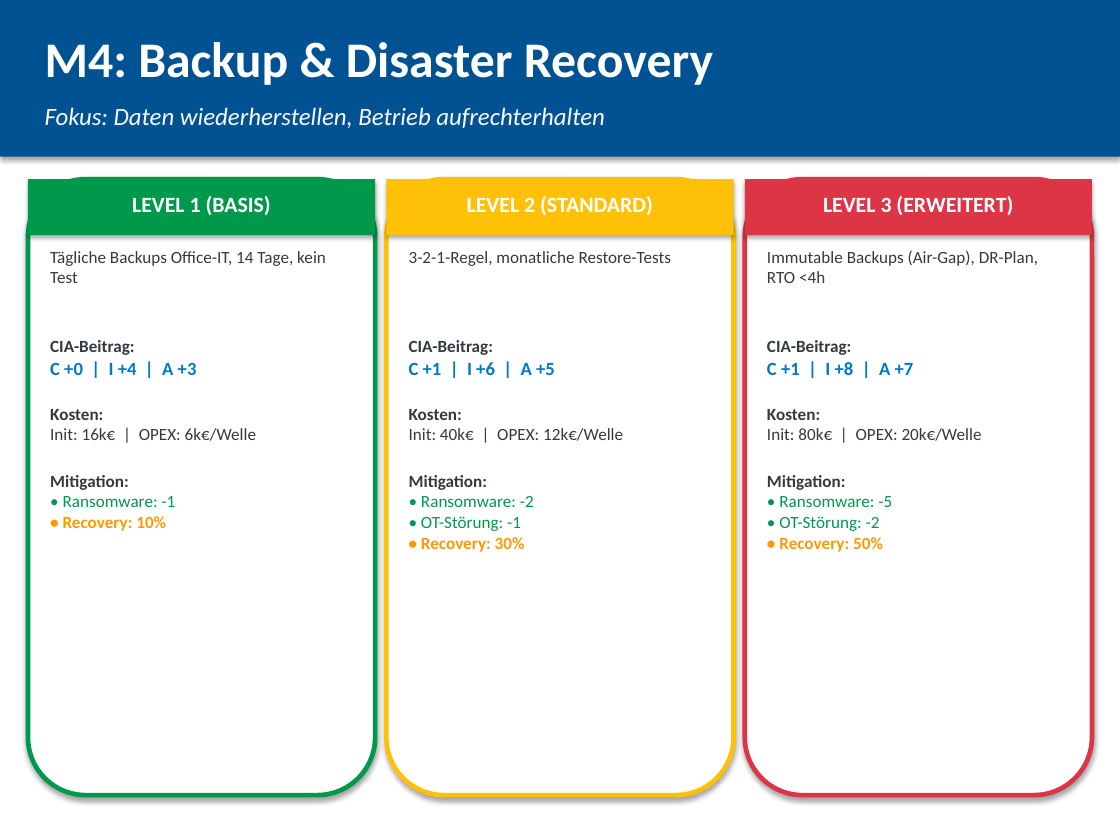
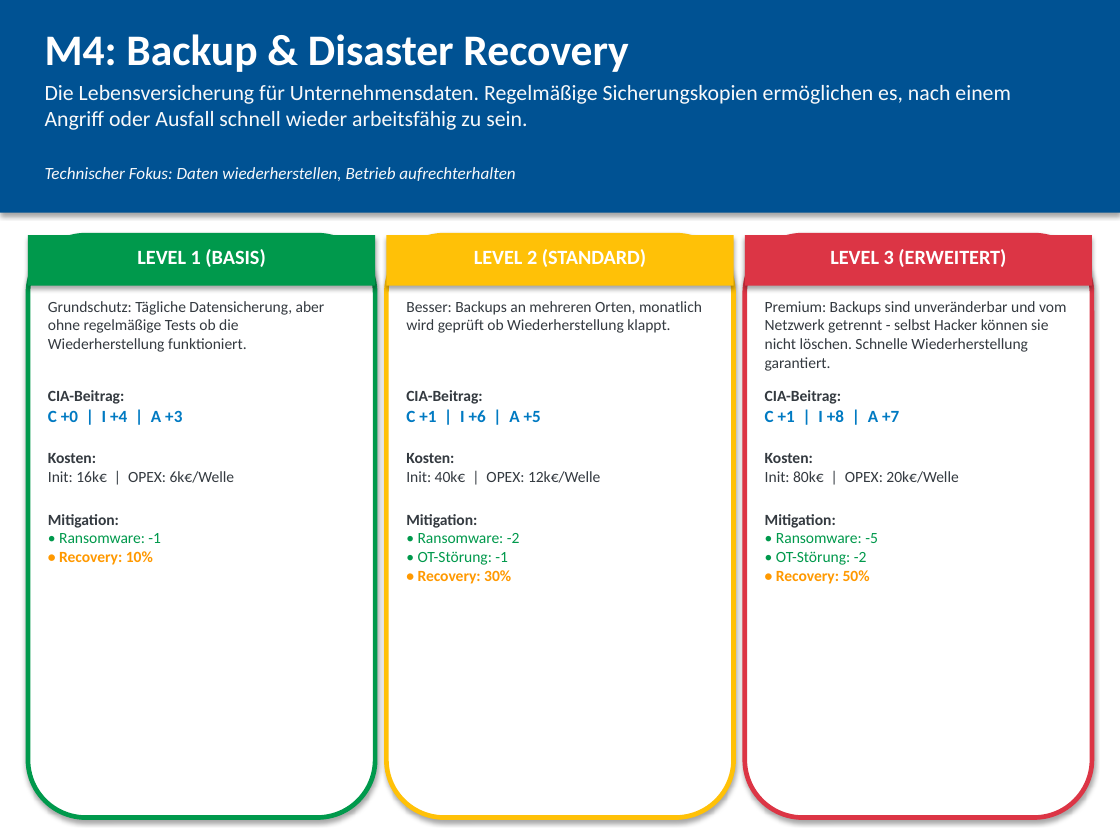
Before and after one commit to ClaudioSt/security-planspiel, a slide deck: slide 5 of pptx_output/Massnahmenkarten.pptx. Drawn at 1120x840 pixels with LibreOffice and Linux fonts; fonts in the diff are those of the drawing. Boxes give left, top, right and bottom in pixels: in the first picture for what was removed or moved away, otherwise in the second. Text is boxed around its words. In the diff, an @@ line names an element or a change of style, - is before the commit and + after.

```diff
--- a/pptx_output/Massnahmenkarten.pptx
+++ b/pptx_output/Massnahmenkarten.pptx
@@ rectangle: place and size @@
-rectangle at (0,0,1120,157)
+rectangle at (0,0,1120,213)
@@ text "M4: Backup & Disaster Recovery" at (45,34,628,72): size 32 to 28 pt @@
@@ text added at (45,85,1010,130), 14 pt, text #F8F9FA @@
+Die Lebensversicherung für Unternehmensdaten. Regelmäßige Sicherungskopien ermöglichen es, nach einem Angriff oder Ausfall schnell wieder arbeitsfähig zu sein.
@@ text at (45,167,515,181): text changed; size 16 to 11 pt @@
-Fokus: Daten wiederherstellen, Betrieb aufrechterhalten
+Technischer Fokus: Daten wiederherstellen, Betrieb aufrechterhalten
@@ rounded rectangle: place and size @@
-rounded rectangle at (28,179,375,795)
+rounded rectangle at (28,235,375,818)
@@ rectangle: place and size @@
-rectangle at (28,179,375,235)
+rectangle at (28,235,375,286)
@@ rounded rectangle: place and size @@
-rounded rectangle at (386,179,734,795)
+rounded rectangle at (386,235,734,818)
@@ rectangle: place and size @@
-rectangle at (386,179,734,235)
+rectangle at (386,235,734,286)
@@ 3 texts: place and size @@
-3 texts at (132,196,1013,215)
+3 texts at (137,249,1006,267)
@@ size 14 to 13 pt in 3 elements at (137,249,265,267), (474,249,646,267), (830,249,1006,267) @@
@@ rounded rectangle: place and size @@
-rounded rectangle at (745,179,1092,795)
+rounded rectangle at (745,235,1092,818)
@@ rectangle: place and size @@
-rectangle at (745,179,1092,235)
+rectangle at (745,235,1092,286)
@@ text removed at (50,251,326,283) @@
-Tägliche Backups Office-IT, 14 Tage, kein Test
@@ text removed at (409,251,672,266) @@
-3-2-1-Regel, monatliche Restore-Tests
@@ text removed at (767,250,1038,283) @@
-Immutable Backups (Air-Gap), DR-Plan, RTO <4h
@@ text added at (48,301,325,352), 10 pt, text #343A40 @@
+Grundschutz: Tägliche Datensicherung, aber ohne regelmäßige Tests ob die Wiederherstellung funktioniert.
@@ text added at (406,301,702,333), 10 pt, text #343A40 @@
+Besser: Backups an mehreren Orten, monatlich wird geprüft ob Wiederherstellung klappt.
@@ text added at (765,301,1066,371), 10 pt, text #343A40 @@
+Premium: Backups sind unveränderbar und vom Netzwerk getrennt - selbst Hacker können sie nicht löschen. Schnelle Wiederherstellung garantiert.
@@ text "CIA-Beitrag:": place and size @@
-text "CIA-Beitrag:" at (50,340,197,375)
+text "CIA-Beitrag:" at (48,390,182,422)
@@ text "CIA-Beitrag:" at (48,390,182,422): size 11 to 10 pt in "CIA-Beitrag:"; size 12 to 11 pt in "C +0 | I +4 | A ..." @@
@@ text "CIA-Beitrag:": place and size @@
-text "CIA-Beitrag:" at (409,340,555,375)
+text "CIA-Beitrag:" at (406,390,541,422)
@@ text "CIA-Beitrag:" at (406,390,541,422): size 11 to 10 pt in "CIA-Beitrag:"; size 12 to 11 pt in "C +1 | I +6 | A ..." @@
@@ text "CIA-Beitrag:": place and size @@
-text "CIA-Beitrag:" at (767,340,914,375)
+text "CIA-Beitrag:" at (765,390,899,422)
@@ text "CIA-Beitrag:" at (765,390,899,422): size 11 to 10 pt in "CIA-Beitrag:"; size 12 to 11 pt in "C +1 | I +8 | A ..." @@
@@ text "Kosten:": place and size @@
-text "Kosten:" at (50,409,256,441)
+text "Kosten:" at (48,453,235,483)
@@ text "Kosten:": place and size @@
-text "Kosten:" at (409,409,623,441)
+text "Kosten:" at (406,453,600,483)
@@ size 11 to 10 pt in 6 elements at (48,514,161,565), (406,514,520,584), (765,514,878,584), (48,453,235,483), (406,453,600,483), (765,453,958,483) @@
@@ text "Kosten:": place and size @@
-text "Kosten:" at (767,409,982,441)
+text "Kosten:" at (765,453,958,483)
@@ text "Mitigation:": place and size @@
-text "Mitigation:" at (50,475,176,531)
+text "Mitigation:" at (48,514,161,565)
@@ text "Mitigation:": place and size @@
-text "Mitigation:" at (409,475,534,552)
+text "Mitigation:" at (406,514,520,584)
@@ text "Mitigation:": place and size @@
-text "Mitigation:" at (767,475,892,552)
+text "Mitigation:" at (765,514,878,584)
```
Also in this commit, not shown: 9 other slides changed, 2 other files.
